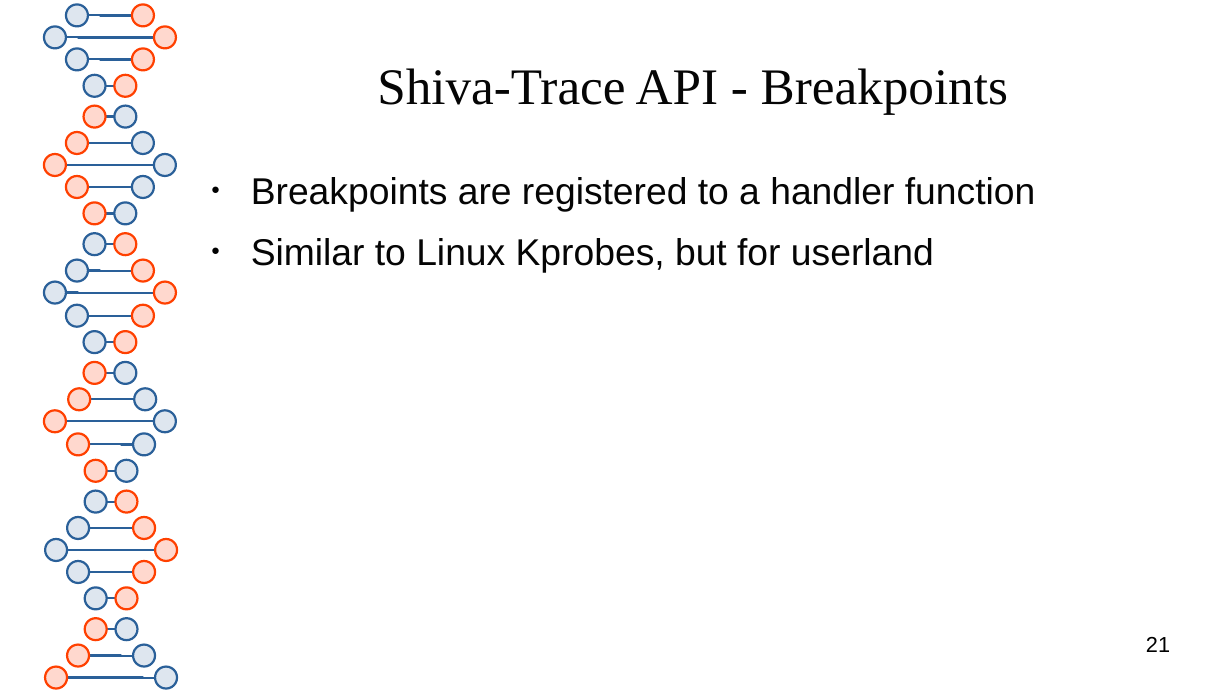
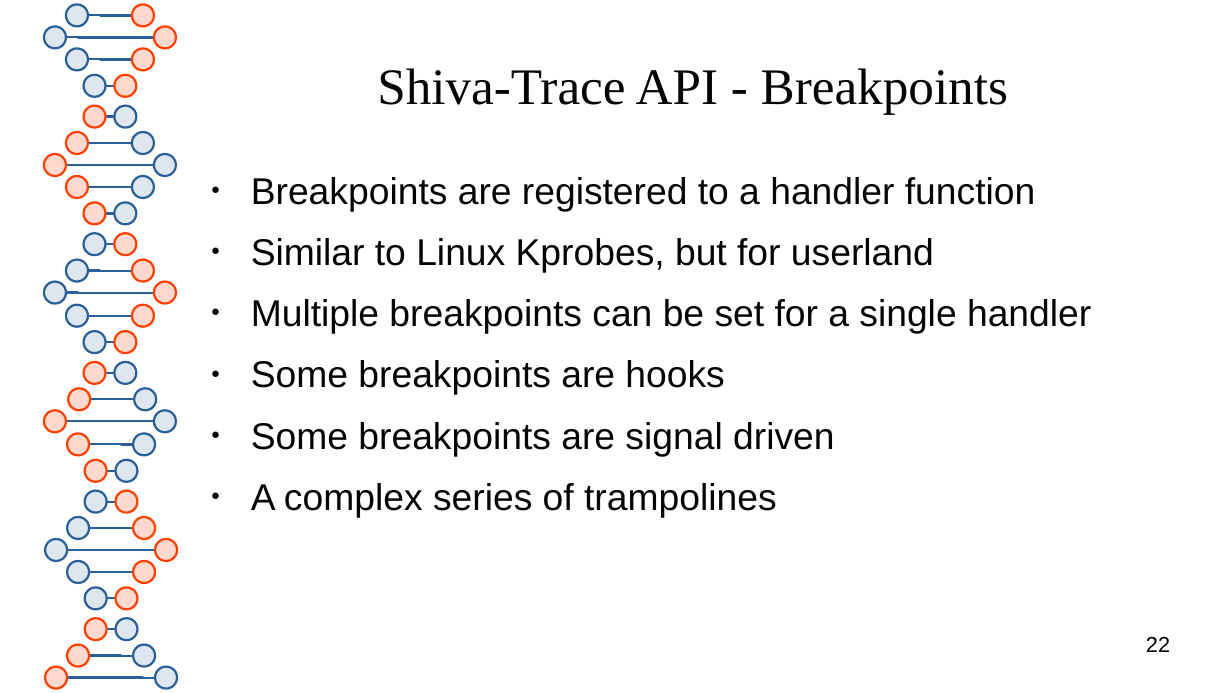
Before and after one commit to elfmaster/shiva, a slide deck: slide 22 of presentation/shiva_runtime.odp (slide 21 before the commit). Drawn at 1232x693 pixels with LibreOffice and Linux fonts; fonts in the diff are those of the drawing. Boxes give left, top, right and bottom in pixels: in the first picture for what was removed or moved away, otherwise in the second. Text is boxed around its words. In the diff, an @@ line names an element or a change of style, - is before the commit and + after.

Commit message:
updated shiva_runtime.odp presentation. 30 slides

```diff
--- a/presentation/shiva_runtime.odp
+++ b/presentation/shiva_runtime.odp
@@ text at box(251, 299, 1091, 517): paragraphs added @@
+● Multiple breakpoints can be set for a single handler
+● Some breakpoints are hooks
+● Some breakpoints are signal driven
+● A complex series of trampolines
@@ page number at box(1146, 637, 1170, 652): text changed @@
-21
+22
```
Also in this commit, not shown: 5 other slides changed, 8 slides added, 1 other file.
